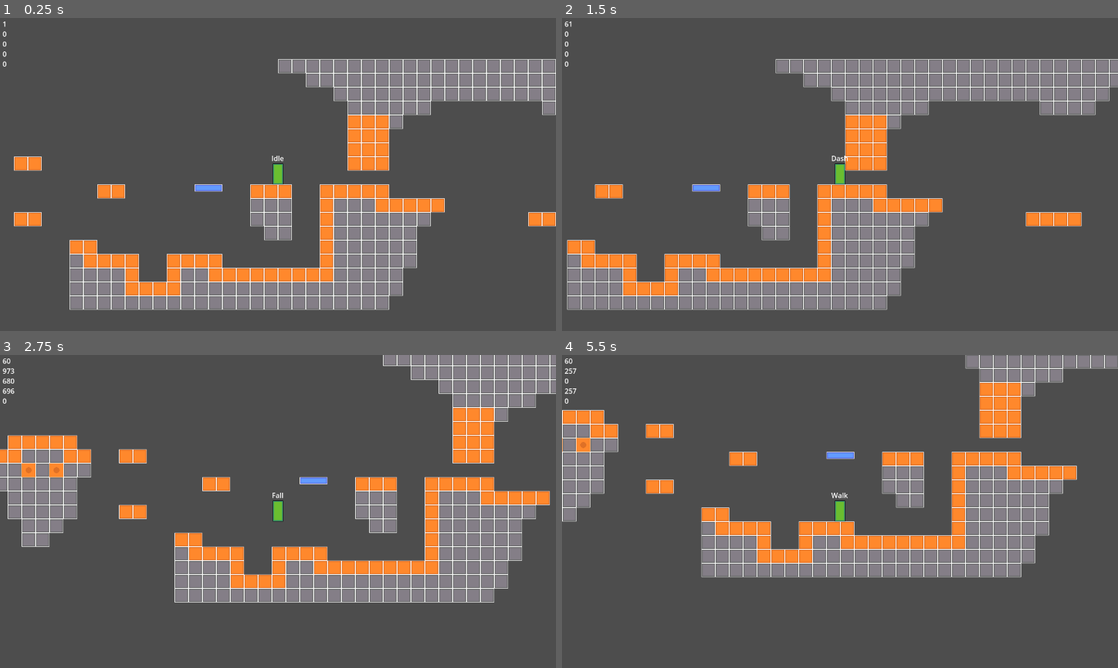
Above: before the commit, frames 1-4 (two rows, left to right).
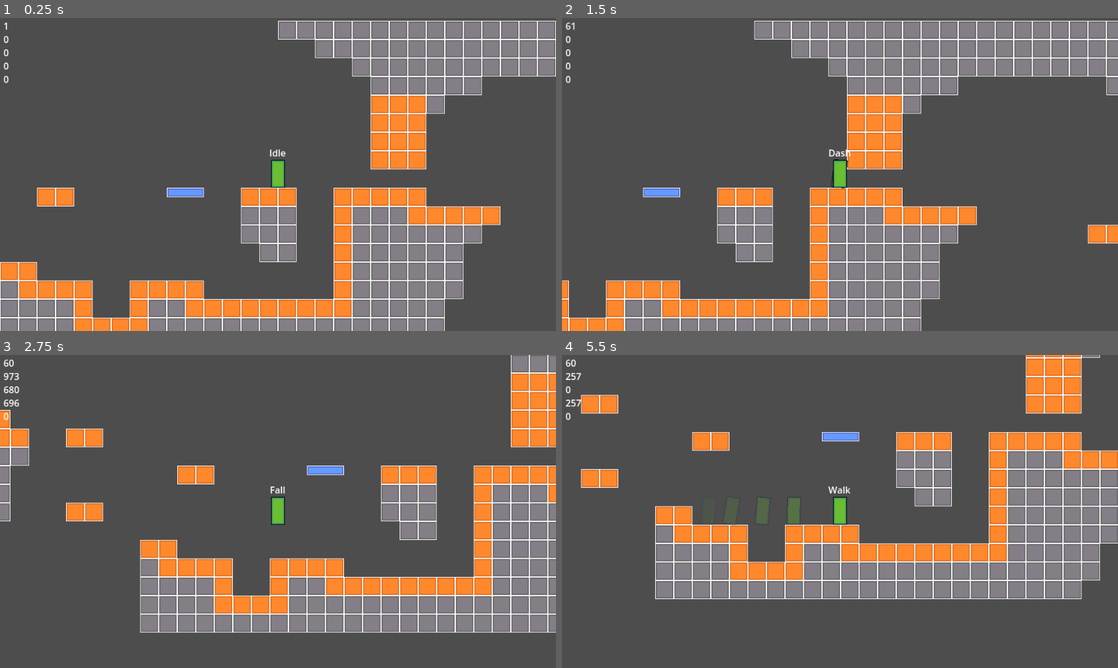
Above: after the commit, the same moments.

Repository: TRGRally/little-man-game
Game: Godot game, scene res://scenes/game.tscn
Same seed, same stepped clock (60 frames per second), same inputs: the game is played once before the commit and once after it.
Inputs:
- Up to frame 1 (0.25 s): no input
- Up to frame 2 (1.5 s): tap Enter at 0.5 s; hold Right (move_right) from 0.53 s (still down); tap Shift (dash) at 0.6, 1.35 s; tap Space (jump) at 0.77 s
- Up to frame 3 (2.75 s): tap Space (jump) at 1.52 s; release Right (move_right) at 2.03 s; hold Left (move_left) from 2.03 s (still down); tap Shift (dash) at 2.1 s
- Up to frame 4 (5.5 s): release Left (move_left) at 2.78 s; hold Right (move_right) 2.78-4.28 s; tap Shift (dash) every 0.75 s from 2.85 to 5.1 s; tap Space (jump) at 3.02, 3.5, 3.77, 4.52 s; hold Left (move_left) 4.28-5.03 s; hold Right (move_right) from 5.03 s (still down)

The runs differ from the first frame. In frame 1, 38% of the frame differs, in the area x 0-100%, y 0-100%; in frame 2, 36%; in frame 3, 39%, in the area x 0-100%, y 0-89%; in frame 4, 35%.

Commit message:
dash effect

Diff:
--- a/entities/player/DashState.gd
+++ b/entities/player/DashState.gd
@@ -2,6 +2,8 @@
 
 func EnterState():
 	Name = "Dash"
+
+	%DashParticles.emitting = true
 
 	Player.dashCount = Player.dashCount + 1
 	if Player.velocity.length() <= Player.DASH_SPEED:
@@ -11,7 +13,7 @@
 
 
 func ExitState():
-	pass
+	%DashParticles.emitting = false
 
 
 func Draw():
--- a/entities/player/player.tscn
+++ b/entities/player/player.tscn
@@ -1,7 +1,8 @@
-[gd_scene load_steps=17 format=3 uid="uid://20vymhe38nsq"]
+[gd_scene load_steps=23 format=3 uid="uid://20vymhe38nsq"]
 
 [ext_resource type="Script" path="res://entities/player/player.gd" id="1_6enp7"]
 [ext_resource type="Texture2D" uid="uid://0ytvu2l3rbat" path="res://assets/sprites/dev-player-sheet.png" id="2_o0er2"]
+[ext_resource type="Texture2D" uid="uid://cx15m2lfftedq" path="res://assets/sprites/dev-player.png" id="2_vglsb"]
 [ext_resource type="Script" path="res://entities/player/states.gd" id="3_ckwwy"]
 [ext_resource type="Script" path="res://entities/player/LockedState.gd" id="4_0ffgt"]
 [ext_resource type="Script" path="res://entities/player/IdleState.gd" id="4_107eg"]
@@ -12,6 +13,30 @@
 [ext_resource type="Script" path="res://entities/player/DashState.gd" id="10_5p7vt"]
 [ext_resource type="Script" path="res://entities/player/WallGrabState.gd" id="11_yixrl"]
 [ext_resource type="Script" path="res://entities/player/WallSlideState.gd" id="12_akqea"]
+
+[sub_resource type="Shader" id="Shader_2rvit"]
+code = "// NOTE: Shader automatically converted from Godot Engine 4.3.stable's CanvasItemMaterial.
+
+shader_type canvas_item;
+render_mode blend_mix;
+"
+
+[sub_resource type="ShaderMaterial" id="ShaderMaterial_lxiep"]
+shader = SubResource("Shader_2rvit")
+
+[sub_resource type="Curve" id="Curve_hr5hw"]
+_data = [Vector2(0, 0.495232), 0.0, 0.0, 0, 0, Vector2(1, 0), 0.0, 0.0, 0, 0]
+point_count = 2
+
+[sub_resource type="CurveTexture" id="CurveTexture_v4wfx"]
+curve = SubResource("Curve_hr5hw")
+
+[sub_resource type="ParticleProcessMaterial" id="ParticleProcessMaterial_ax6rc"]
+particle_flag_disable_z = true
+angle_min = -9.99999
+angle_max = 10.0
+gravity = Vector3(0, 0, 0)
+alpha_curve = SubResource("CurveTexture_v4wfx")
 
 [sub_resource type="AtlasTexture" id="AtlasTexture_qt7s7"]
 atlas = ExtResource("2_o0er2")
@@ -46,6 +71,18 @@
 [node name="Player" type="CharacterBody2D"]
 z_index = 5
 script = ExtResource("1_6enp7")
+
+[node name="DashParticles" type="GPUParticles2D" parent="."]
+unique_name_in_owner = true
+material = SubResource("ShaderMaterial_lxiep")
+position = Vector2(0, -32)
+emitting = false
+process_material = SubResource("ParticleProcessMaterial_ax6rc")
+texture = ExtResource("2_vglsb")
+lifetime = 0.5
+one_shot = true
+fixed_fps = 60
+interpolate = false
 
 [node name="Sprite2D" type="AnimatedSprite2D" parent="."]
 position = Vector2(0, -32)
--- a/project.godot
+++ b/project.godot
@@ -17,9 +17,8 @@
 
 [display]
 
-window/size/viewport_width=1280
-window/size/viewport_height=720
-window/size/mode=4
+window/size/viewport_width=960
+window/size/viewport_height=540
 window/size/borderless=true
 window/stretch/mode="viewport"
 
